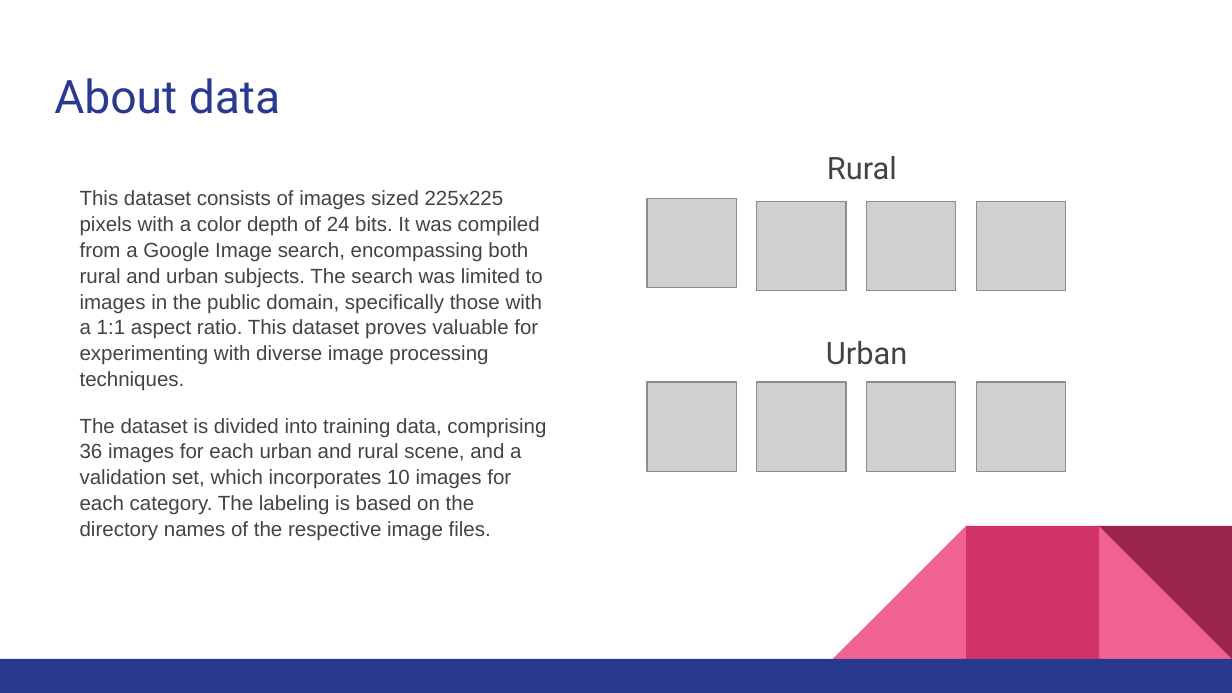
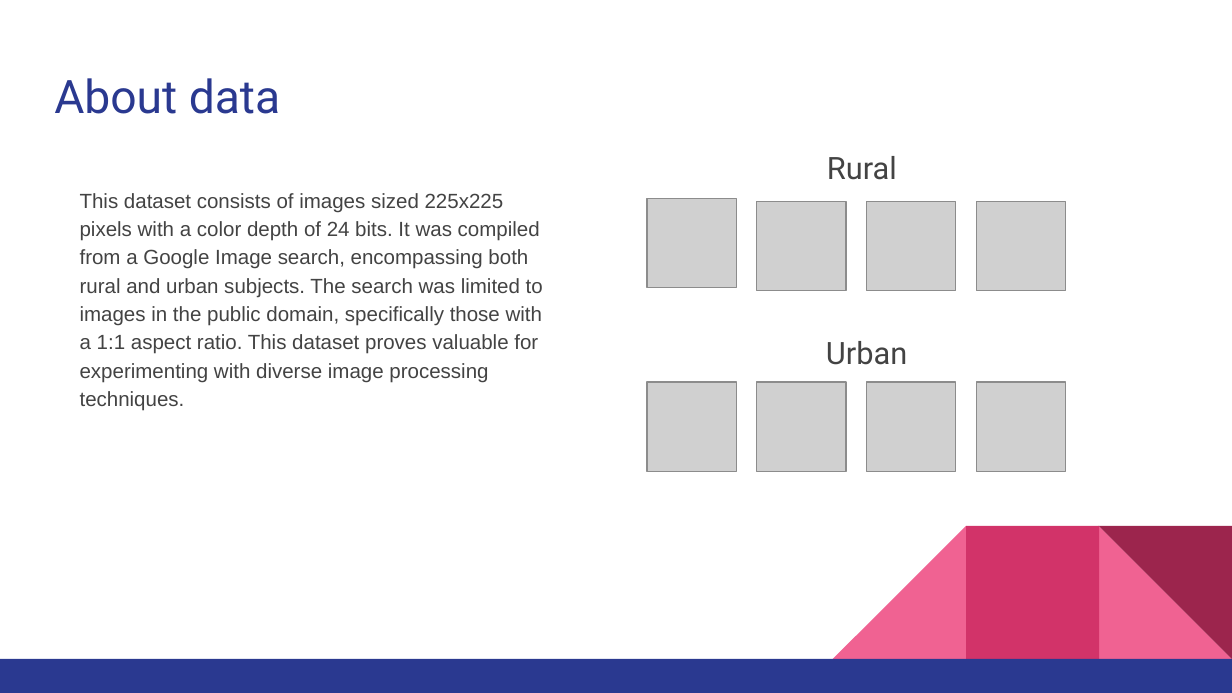
Before and after one commit to r95222023/IBM-Machine-Learning-Professional-Certificate, a slide deck: slide 7 of Deep Learning and Reinforcement Learning/Deep Learning Project_ Urban Area Detection System.pptx. Drawn at 1232x693 pixels with LibreOffice and Linux fonts; fonts in the diff are those of the drawing; grey boxes stand for pictures. Boxes give left, top, right and bottom in pixels: in the first picture for what was removed or moved away, otherwise in the second. Text is boxed around its words. In the diff, an @@ line names an element or a change of style, - is before the commit and + after.

```diff
--- a/Deep Learning and Reinforcement Learning/Deep Learning Project_ Urban Area Detection System.pptx
+++ b/Deep Learning and Reinforcement Learning/Deep Learning Project_ Urban Area Detection System.pptx
@@ text "This dataset consists of images ..." at <box>80,193,543,411</box>: line spacing 1.05 to 1.15 @@
@@ text at <box>80,418,546,541</box>: paragraph removed @@
-The dataset is divided into training data, comprising 36 images for each urban and rural scene, and a validation set, which incorporates 10 images for each category. The labeling is based on the directory names of the respective image files.
```
Also in this commit, not shown: 1 other slide changed, 4 slides added, 1 other file.
